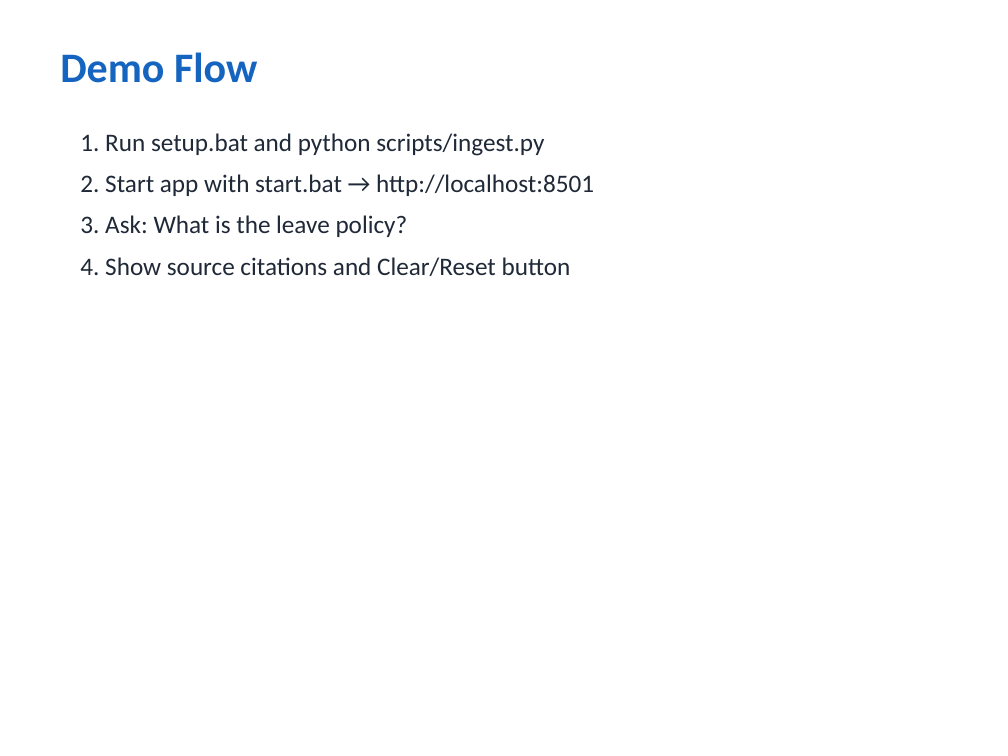
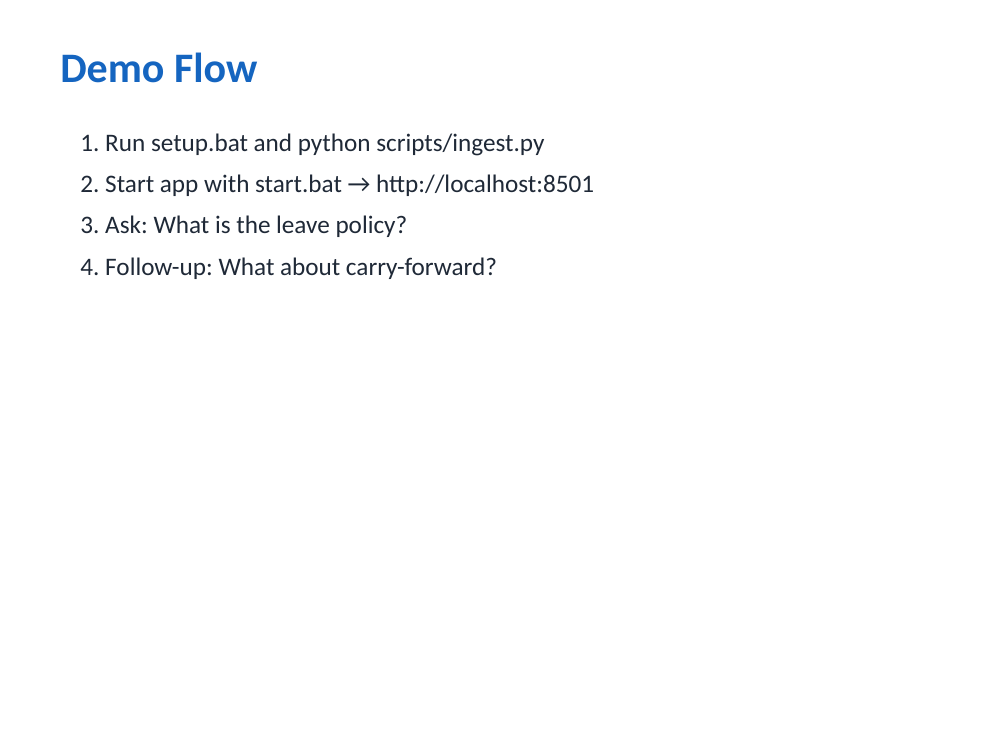
Before and after one commit to vivekkumar-io/iit-patna, a slide deck: slide 12 of SubmissionDocument/Enterprise_Knowledge_Assistant_Vivek_kumar.pptx (slide 7 before the commit). Drawn at 1008x756 pixels with LibreOffice and Linux fonts; fonts in the diff are those of the drawing. Boxes give left, top, right and bottom in pixels: in the first picture for what was removed or moved away, otherwise in the second. Text is boxed around its words. In the diff, an @@ line names an element or a change of style, - is before the commit and + after.

```diff
--- a/SubmissionDocument/Enterprise_Knowledge_Assistant_Vivek_kumar.pptx
+++ b/SubmissionDocument/Enterprise_Knowledge_Assistant_Vivek_kumar.pptx
@@ text at (80, 257, 497, 279): text changed @@
-4. Show source citations and Clear/Reset button
+4. Follow-up: What about carry-forward?
```
Also in this commit, not shown: 4 other slides changed, 7 slides added, 1 other file.
